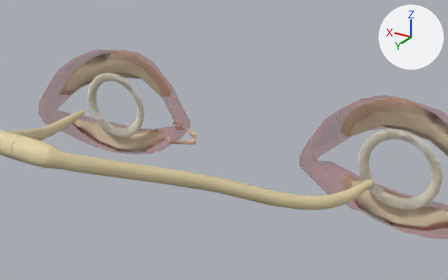
An edit to the glTF model models/zanatomy-eyedetail.glb, drawn before and after from the same camera.
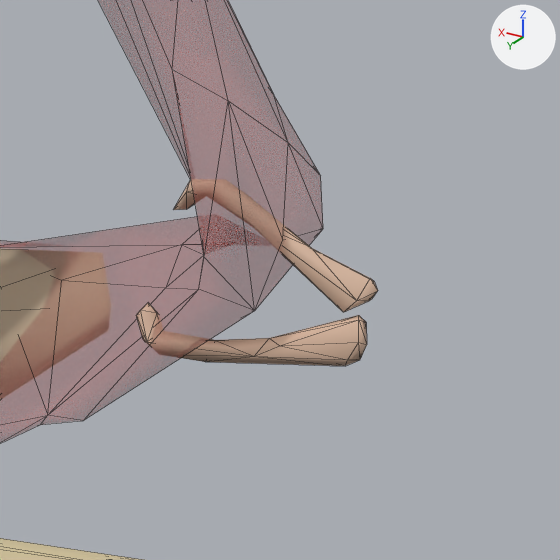
Each version appears first whole from a camera (50 mm lens) standing at (-0.0548, 0.0246, 1.6377) and looking at (0.0061, -0.0769, 1.587), and next in a close-up on the part from 34% to 49% of the width and 35% to 60% of the height. Lighting does not change. The marker at upper right points along +X, +Y and +Z. The last two pictures show the newer version. The close-ups show mesh edges as thin lines. Where no turn or scale is listed for an object, it has been applied to the vertices.

The first close-up shows 'za_lcanal_l', 'za_optic_nerve_r', 'za_orbicularis_palp_l', 'za_tarsus_inf_l'.
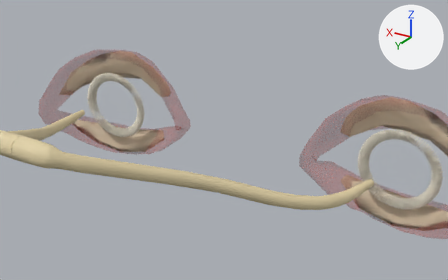
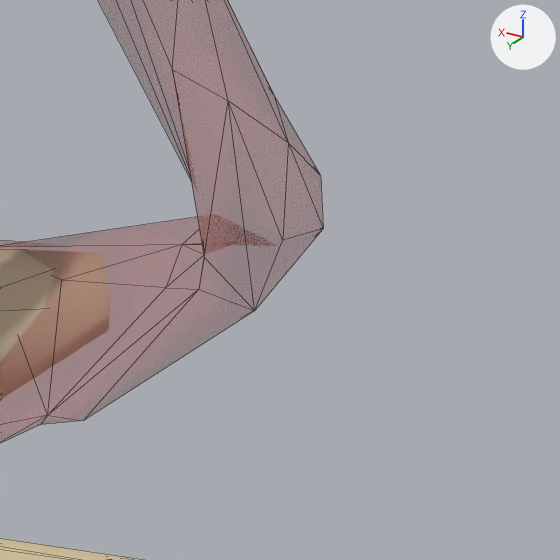
What changed in the scene script:
```text
Remove ob_za_lcanal_l:
    ob_za_lcanal_l = bpy.data.objects.new('za_lcanal_l', me_mesh_9)
    ob_za_lcanal_l.location = (0.01374, -0.07283, 1.58812)
```

Pixel boxes [x1, y1, x2, y2] of what changed, in the close-ups (560 x 560 px):
'za_lcanal_l', deleted (beige)
    before: [136, 180, 378, 366]
